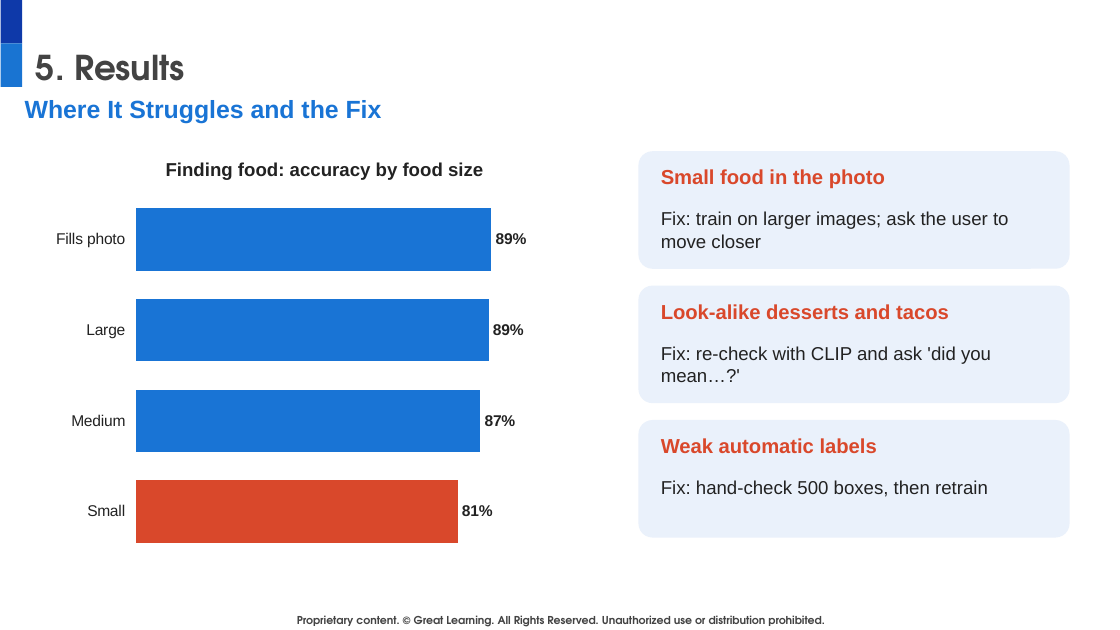
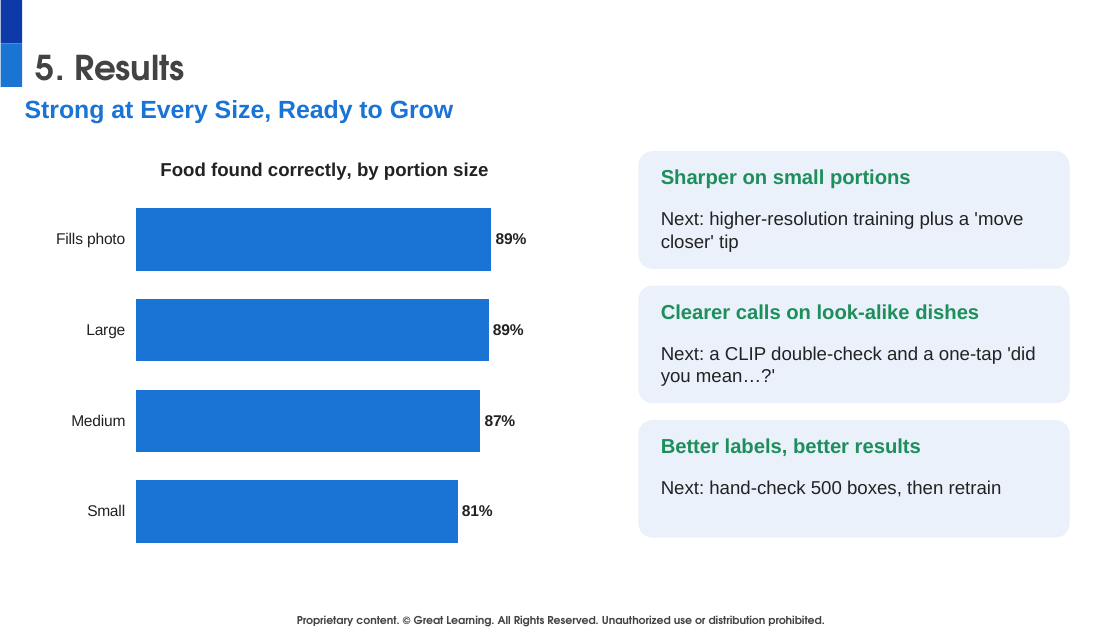
Before and after one commit to DatariusAI/nutriscan-food-detection, a slide deck: slide 13 of docs/NutriScan_Final_Presentation.pptx. Drawn at 1120x630 pixels with LibreOffice and Linux fonts; fonts in the diff are those of the drawing; background and template pictures are left out. Boxes give left, top, right and bottom in pixels: in the first picture for what was removed or moved away, otherwise in the second. Text is boxed around its words. In the diff, an @@ line names an element or a change of style, - is before the commit and + after.

```diff
--- a/docs/NutriScan_Final_Presentation.pptx
+++ b/docs/NutriScan_Final_Presentation.pptx
@@ text at [25,100,453,124]: text changed @@
-Where It Struggles and the Fix
+Strong at Every Size, Ready to Grow
@@ bar chart at [45,140,605,566] @@
@@ title "Finding food: accuracy by food size" to "Food found correctly, by portion size" @@
@@ colours of single points changed @@
@@ text at [661,169,911,189]: text changed; text colour #D9482B to #1E8E5A @@
-Small food in the photo
+Sharper on small portions
@@ text at [661,211,1023,252]: text changed @@
-Fix: train on larger images; ask the user to move closer
+Next: higher-resolution training plus a 'move closer' tip
@@ text at [661,304,979,319]: text changed; text colour #D9482B to #1E8E5A @@
-Look-alike desserts and tacos
+Clearer calls on look-alike dishes
@@ text at [661,346,1035,386]: text changed @@
-Fix: re-check with CLIP and ask 'did you mean…?'
+Next: a CLIP double-check and a one-tap 'did you mean…?'
@@ text at [661,438,921,456]: text changed; text colour #D9482B to #1E8E5A @@
-Weak automatic labels
+Better labels, better results
@@ text at [661,480,1002,497]: text changed @@
-Fix: hand-check 500 boxes, then retrain
+Next: hand-check 500 boxes, then retrain
```
